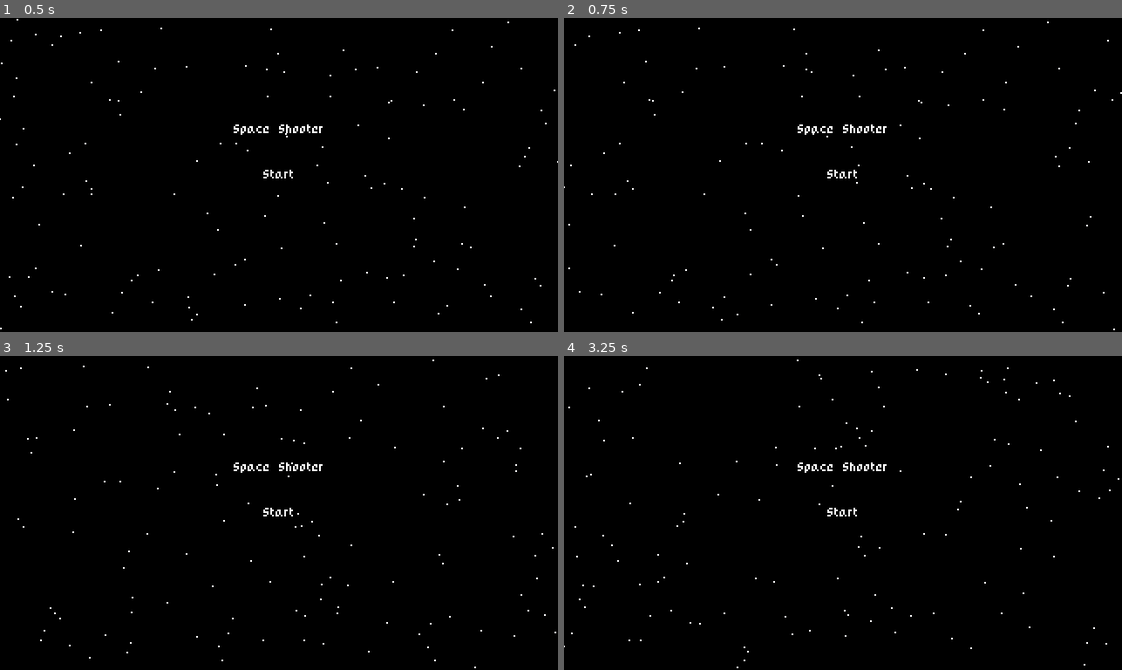
Above: before the commit, frames 1-4 (two rows, left to right).
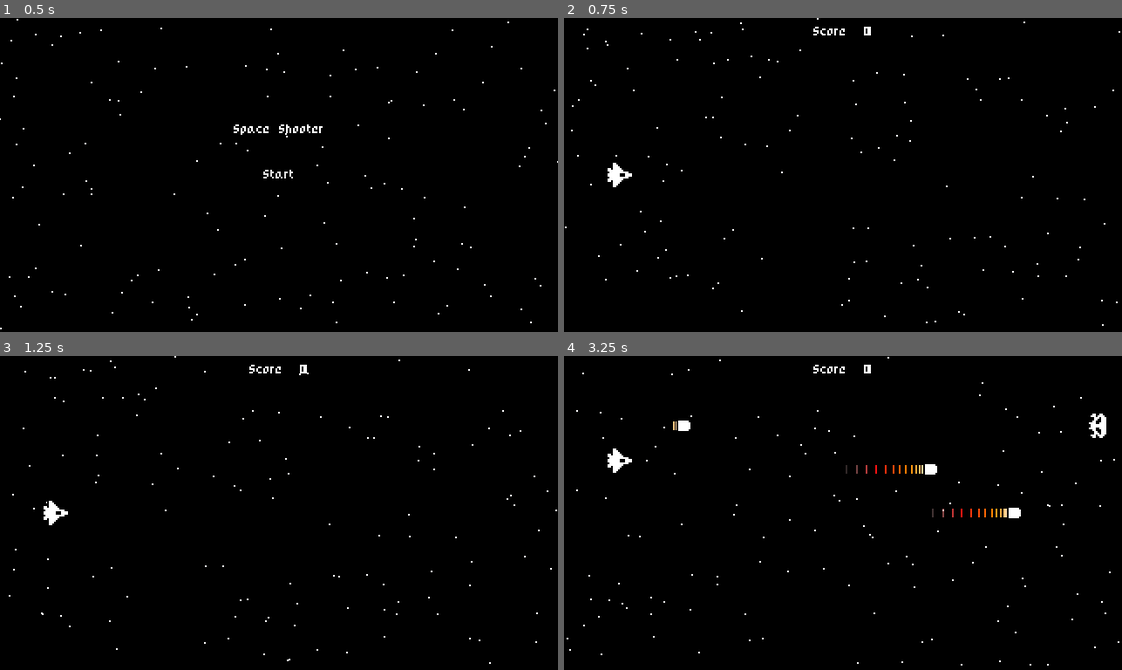
Above: after the commit, the same moments.

Repository: akira80kv/godot-space-shooter
Game: Godot game, scene res://StartMenu.tscn
Two runs of this game, one before a commit and one after it. Both use one fixed random seed, a clock stepped at 60 frames per second and the inputs below.
Inputs (mouse positions are in pixels of both pictures, inside the frame that each line leads up to):
- Up to frame 1 (0.5 s): no input
- Up to frame 2 (0.75 s): click "Start" at 0.5 s
- Up to frame 3 (1.25 s): no input
- Up to frame 4 (3.25 s): click (843, 513) at 1.25 s, where only the run before the commit has a clickable "Start"; tap Enter (ui_accept) at 2, 2.27, 3.02 s; hold Up (ui_up) 2.03-2.78 s; hold Down (ui_down) from 2.78 s (still down)

Frame 1 is identical in both runs. In frame 2, 0.9% of the frame differs, in the area x 0-100%, y 0-100%; in frame 3, 0.9%; in frame 4, 1.5%.

Commit message:
StartMenu finished

Diff:
--- /dev/null
+++ b/StartMenu.gd
@@ -0,0 +1,6 @@
+extends Node
+
+
+
+func _on_StartButton_pressed():
+	get_tree().change_scene("res://World.tscn")
--- a/StartMenu.tscn
+++ b/StartMenu.tscn
@@ -1,11 +1,13 @@
-[gd_scene load_steps=4 format=2]
+[gd_scene load_steps=5 format=2]
 
 [ext_resource path="res://PixelFont.tres" type="DynamicFont" id=1]
 [ext_resource path="res://Particles2D.tscn" type="PackedScene" id=2]
+[ext_resource path="res://StartMenu.gd" type="Script" id=3]
 
 [sub_resource type="StyleBoxEmpty" id=1]
 
 [node name="StartMenu" type="Node"]
+script = ExtResource( 3 )
 
 [node name="ColorRect" type="ColorRect" parent="."]
 anchor_right = 1.0
@@ -43,3 +45,4 @@
 }
 
 [node name="Particles2D" parent="." instance=ExtResource( 2 )]
+[connection signal="pressed" from="StartButton" to="." method="_on_StartButton_pressed"]
